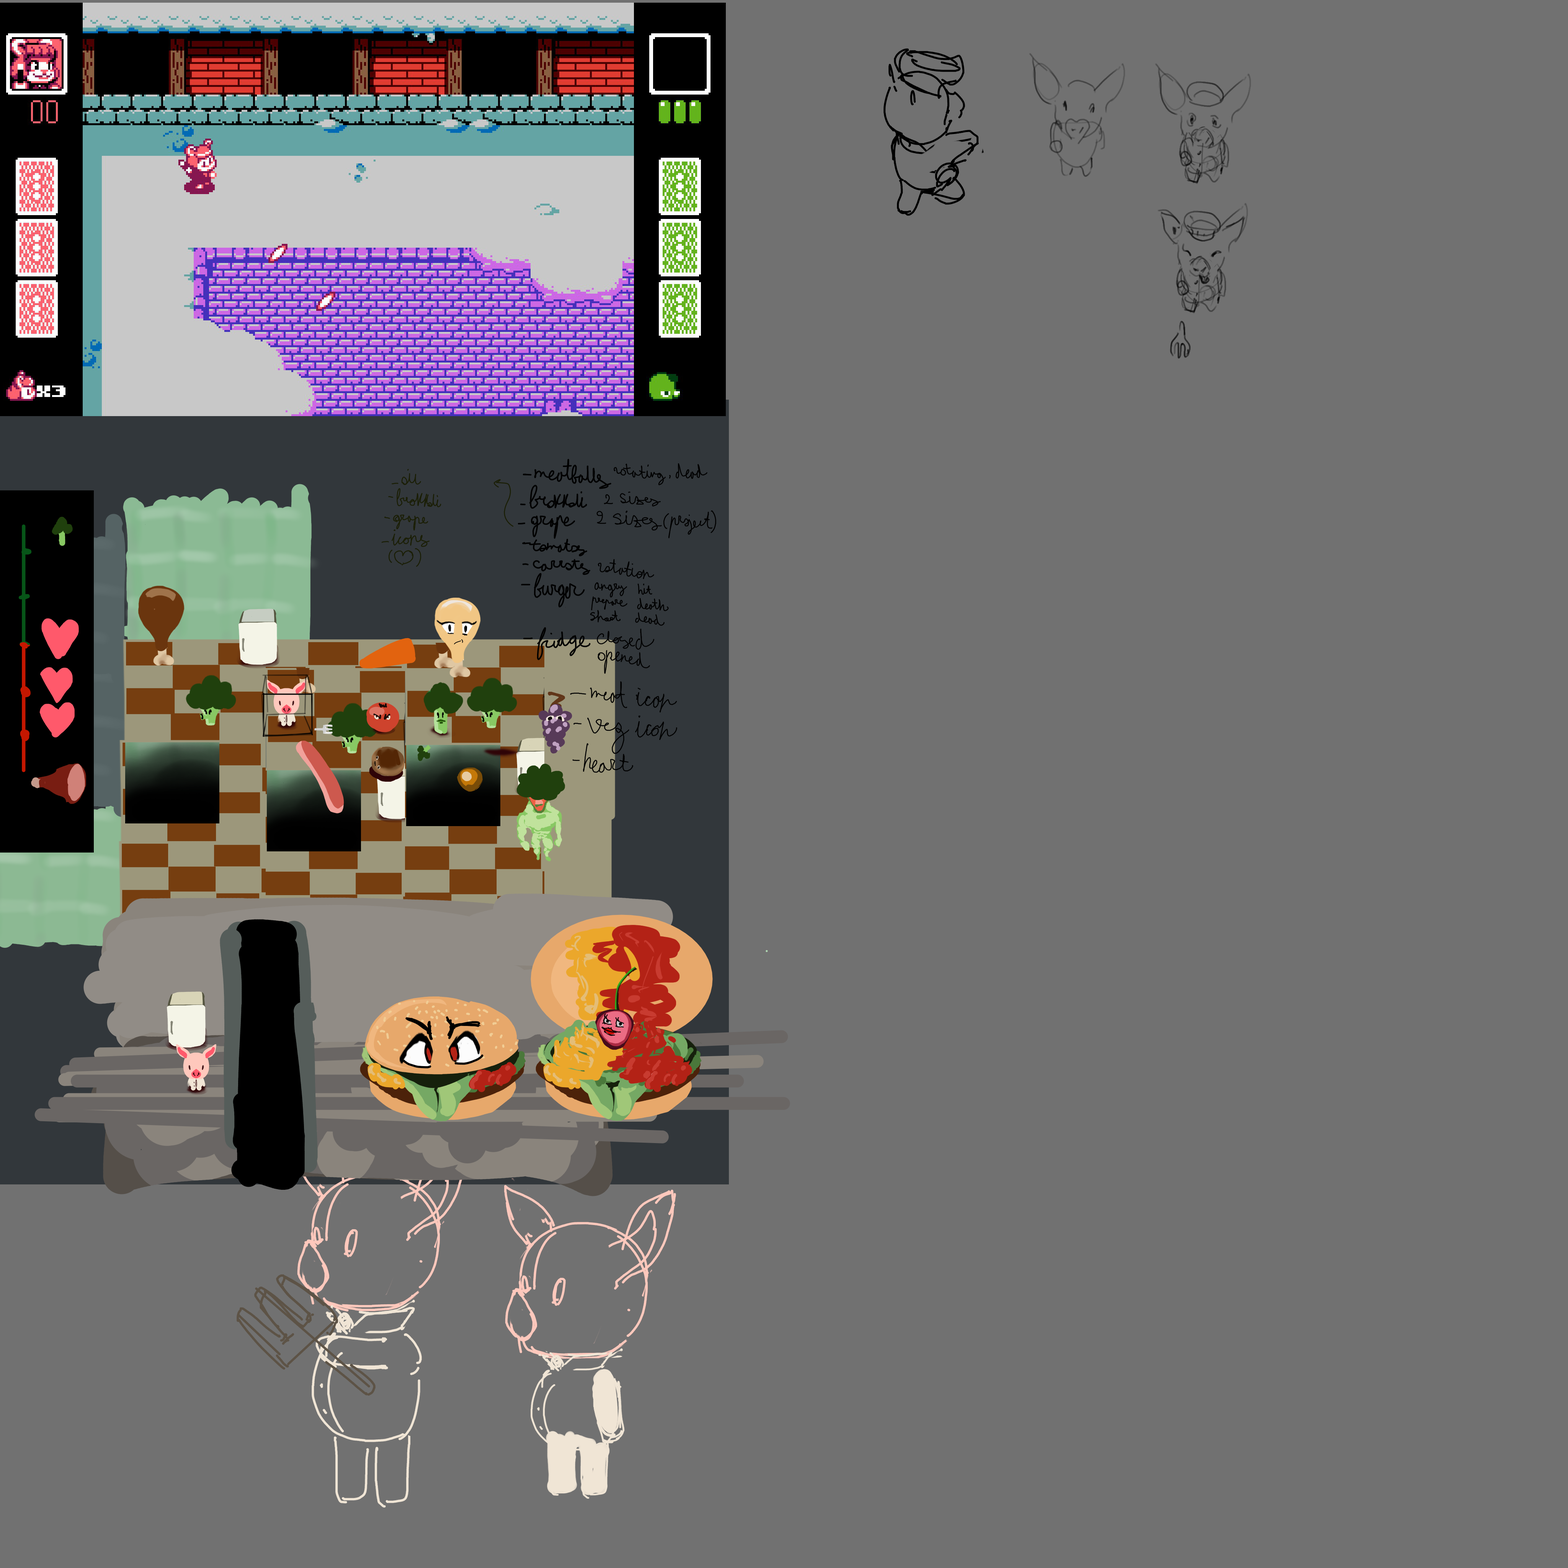
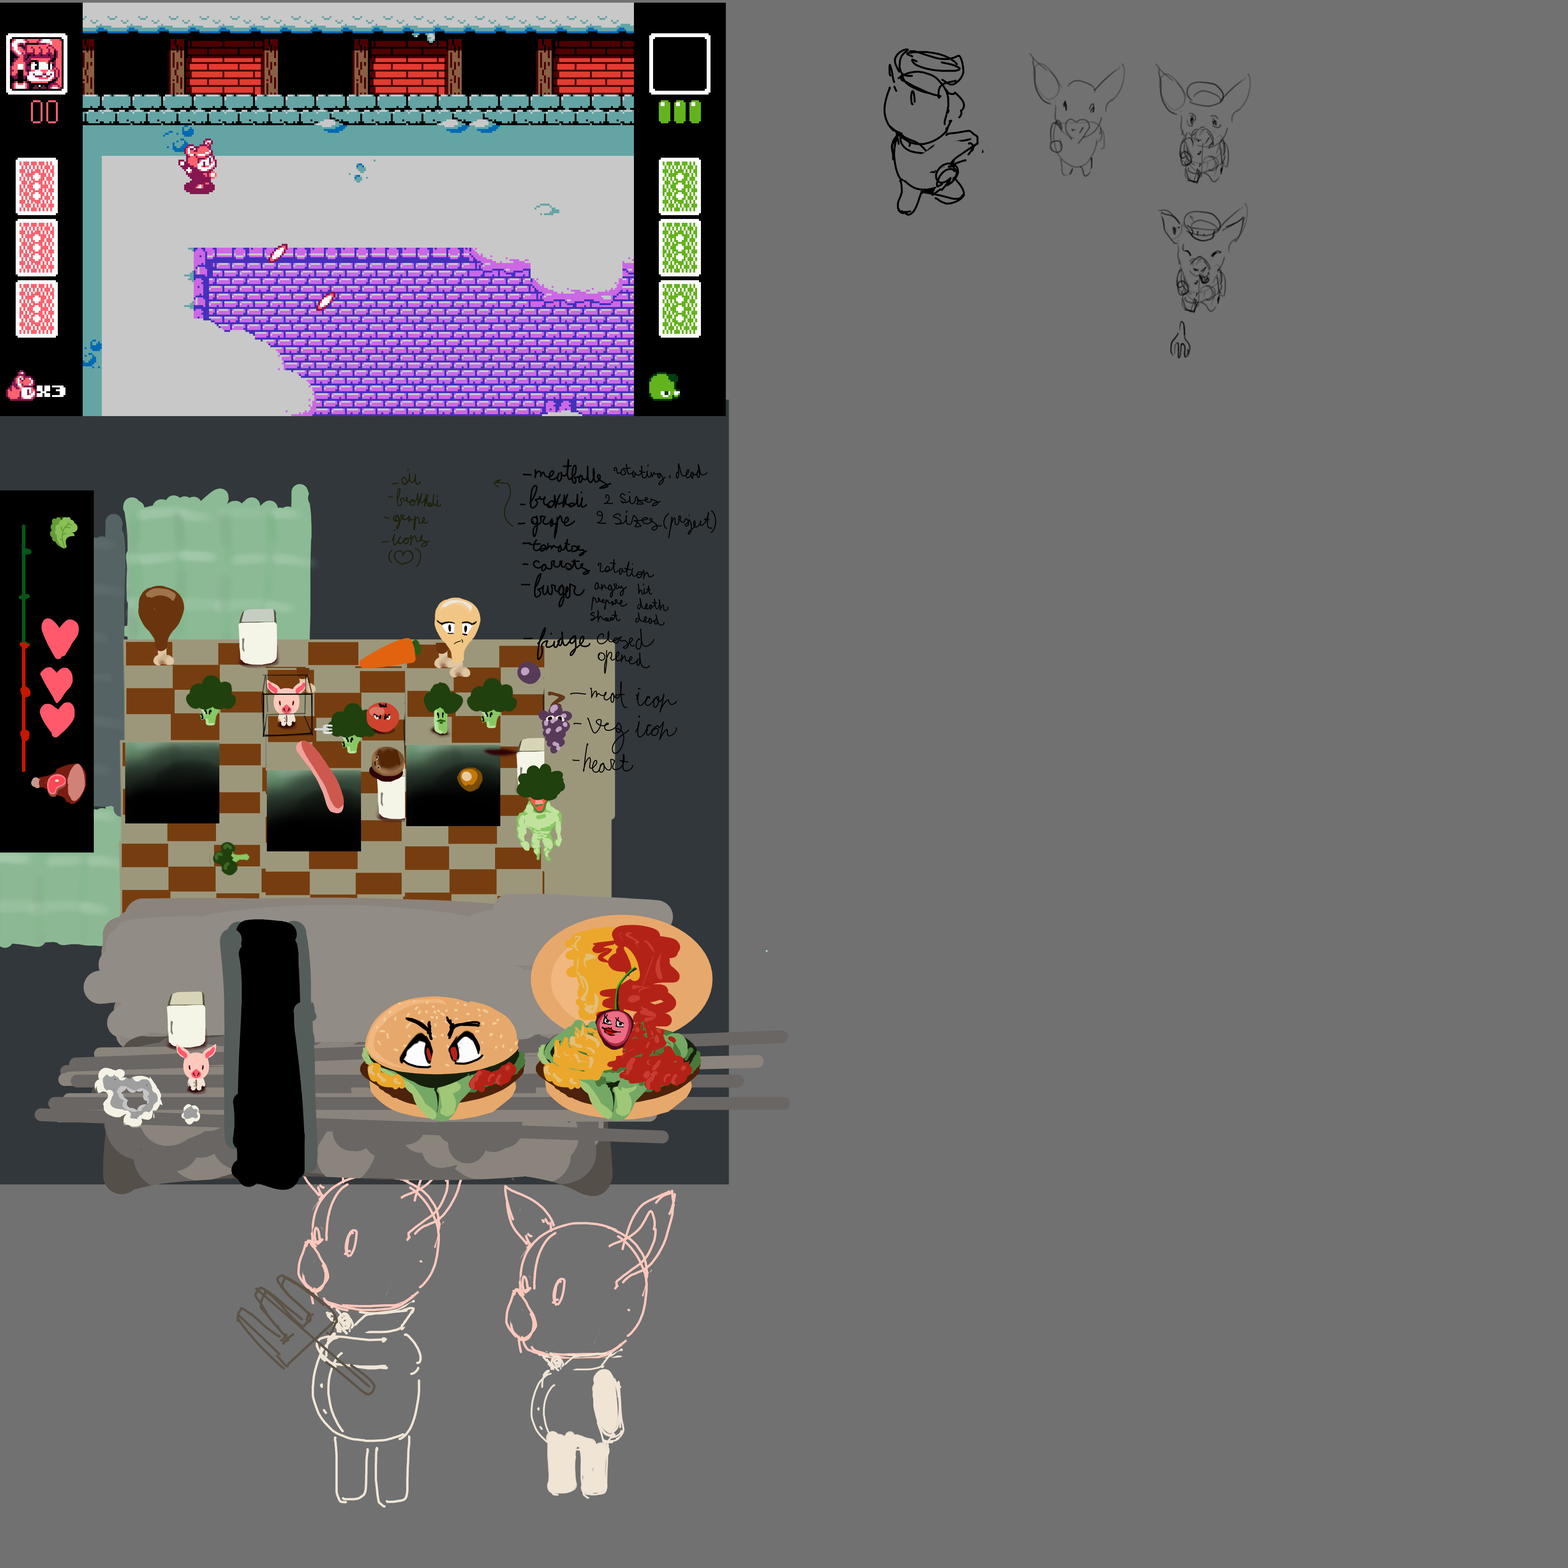
Layers edited between the first and the second (1568, 1568) image:
added layer "Paint Layer 126" above "Paint Layer 123 (pasted)" over [94, 1067, 201, 1128]
added layer "Paint Layer 123 (pasted)" (1st of 2) above "Paint Layer 123 (pasted)" over [47, 774, 66, 798]
added group "Group 124" with 2 layers above "Paint Layer 123" over [411, 638, 422, 655]
moved "Paint Layer 48" into group "Group 124" over [411, 638, 422, 655]
added layer "Paint Layer 125" in group "Group 124" over [411, 638, 422, 655]
painted on "Paint Layer 50" (2nd of 2) over [417, 744, 432, 762]